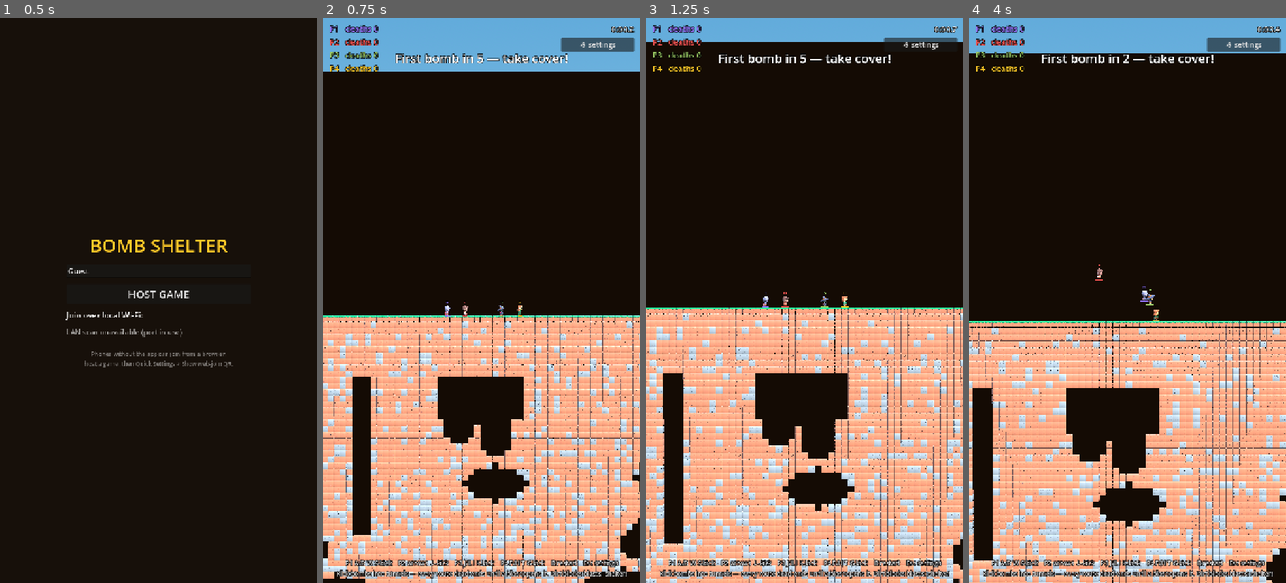
Above: before the commit, frames 1-4 (left to right).
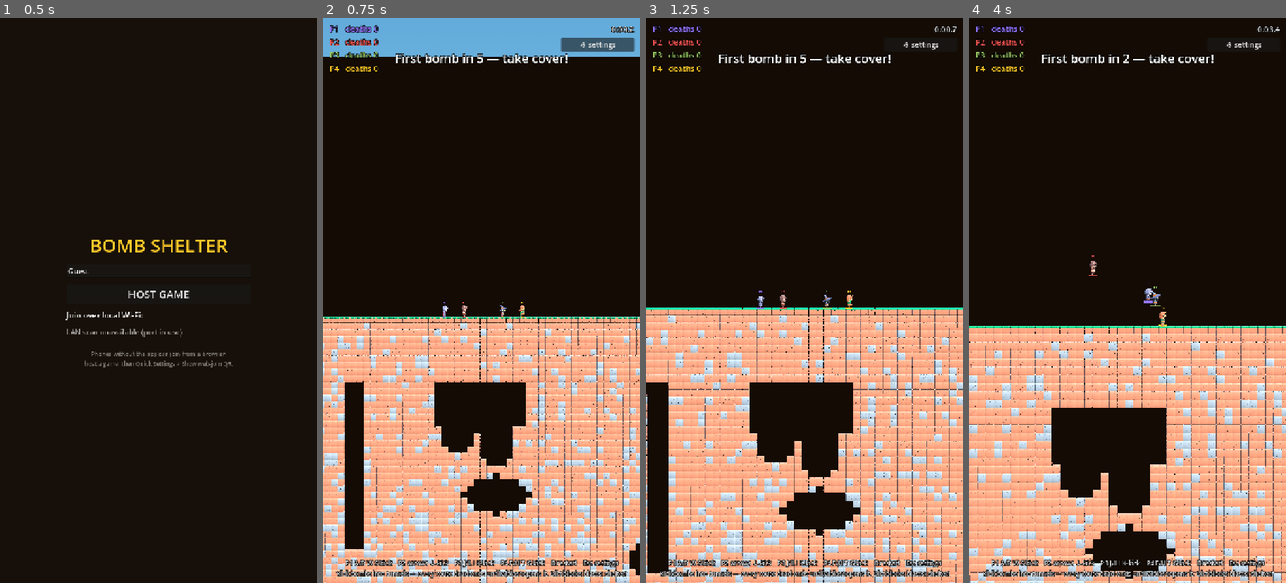
Above: after the commit, the same moments.

Repository: uchy4/dummy
Game: Godot game, scene res://scenes/menu.tscn
The game is run twice, just before and just after one commit, with the same random seed, the same clock (stepped at 60 frames per second) and the same inputs.
Inputs (mouse positions are in pixels of both pictures, inside the frame that each line leads up to):
- Up to frame 1 (0.5 s): no input
- Up to frame 2 (0.75 s): click "HOST GAME" at 0.5 s
- Up to frame 3 (1.25 s): no input
- Up to frame 4 (4 s): tap Enter (ui_accept) at 1.25 s; move the mouse to (1197, 272) at 1.27 s; hold D (p1_right) 1.28-2.03 s; hold S (p1_kick) 1.28-2.03 s; click (1197, 272) at 1.42 s; tap W (p1_jump) at 1.52, 2.27, 3.77 s; move the mouse to (1064, 328) at 2.02 s; hold Down 2.03-2.78 s; tap J at 2.1 s; move the mouse to (1159, 176) at 2.77 s; hold D (p1_right) 2.78-3.53 s; tap L at 2.85 s; move the mouse to (1111, 413) at 3.52 s; hold Up from 3.53 s (still down); tap I at 3.6 s; click (1111, 413) at 3.67 s

Frame 1 is identical in both runs. In frame 2, 27% of the frame differs, in the area x 0-100%, y 6-100%; in frame 3, 30%; in frame 4, 32%, in the area x 0-100%, y 0-100%.

Commit message:
Camera zoom slider (native + web); web joiners spawn at the surface
New Quick Settings 'Camera zoom' slider (0.6-2.2x) multiplies the
camera's fit zoom so you can pull the view in toward the characters;
raised the camera zoom clamp to allow it. The value streams to web
viewers in each snapshot ('z') and scales their client zoom too, so the
QR/web view matches. All respawns and web-join spawns now use the
surface spawn columns instead of the sealed bunker - web joiners drop in
up top like everyone else. One-life elimination remains a Quick Settings
checkbox (default on), confirmed.

Co-Authored-By: Claude Opus 4.8 <noreply@anthropic.com>
Claude-Session: https://claude.ai/code/session_01QSJudmCHT44WHN37u3ZpBk

Diff:
--- a/bomb-shelter/scripts/game_camera.gd
+++ b/bomb-shelter/scripts/game_camera.gd
@@ -4,7 +4,7 @@
 ## spread apart, clamped so the whole map always fits. Screen shake via trauma.
 
 const MIN_ZOOM := 0.36
-const MAX_ZOOM := 0.95
+const MAX_ZOOM := 2.4
 const MARGIN := 240.0
 
 var map_rect := Rect2()
@@ -34,7 +34,8 @@
 		bbox = bbox.grow(MARGIN)
 
 		var vp := get_viewport_rect().size
-		var tz := clampf(minf(vp.x / bbox.size.x, vp.y / bbox.size.y), MIN_ZOOM, MAX_ZOOM)
+		var fit := minf(vp.x / bbox.size.x, vp.y / bbox.size.y)
+		var tz := clampf(fit * Settings.zoom_scale, MIN_ZOOM, MAX_ZOOM)
 		zoom = zoom.lerp(Vector2.ONE * tz, 1.0 - exp(-4.0 * delta))
 
 		var half := vp / zoom / 2.0
--- a/bomb-shelter/scripts/hud.gd
+++ b/bomb-shelter/scripts/hud.gd
@@ -196,6 +196,9 @@
 	_add_slider(vbox, "Ramp-up time to max (seconds)", 30.0, 300.0, 5.0,
 		Settings.ramp_time,
 		func(v: float) -> void: Settings.ramp_time = v)
+	_add_slider(vbox, "Camera zoom", 0.6, 2.2, 0.05,
+		Settings.zoom_scale,
+		func(v: float) -> void: Settings.zoom_scale = v)
 	_add_slider(vbox, "Blast size", 0.5, 2.5, 0.05,
 		Settings.blast_scale,
 		func(v: float) -> void: Settings.blast_scale = v)
--- a/bomb-shelter/scripts/main.gd
+++ b/bomb-shelter/scripts/main.gd
@@ -87,7 +87,7 @@
 		var p := Player.new()
 		p.name = "Player%d" % (i + 1)
 		p.setup(i, Settings.player_colors[i])
-		p.respawn_point = _shelter_slot(i)
+		p.respawn_point = terrain.surface_spawn(i)
 		p.world_bounds = _bounds
 		p.position = spawns[i]
 		world.add_child(p)
@@ -101,7 +101,7 @@
 		var p := Player.new()
 		p.name = "Bot%d" % (i + 1)
 		p.setup_remote(idx, "Bot %d" % (i + 1), c1, c2)
-		p.respawn_point = _shelter_slot(idx)
+		p.respawn_point = terrain.surface_spawn(idx)
 		p.world_bounds = _bounds
 		p.position = spawns[idx]
 		world.add_child(p)
@@ -355,7 +355,7 @@
 	var cs := []
 	for ch in get_tree().get_nodes_in_group(&"chests"):
 		cs.append([int(ch.global_position.x), int(ch.global_position.y)])
-	NetHub.broadcast({"t": "s", "p": ps, "b": bs, "c": cs})
+	NetHub.broadcast({"t": "s", "p": ps, "b": bs, "c": cs, "z": Settings.zoom_scale})
 
 
 func _pair_key(a: Color, b: Color) -> String:
@@ -420,7 +420,7 @@
 			var p := Player.new()
 			p.name = "WebPlayer%d" % id
 			p.setup_remote(players.size(), str(c.name), c.color, c.color2)
-			p.respawn_point = _shelter_slot(players.size())
+			p.respawn_point = terrain.surface_spawn(players.size())  # surface, not the bunker
 			p.world_bounds = _bounds
 			p.position = p.respawn_point
 			world.add_child(p)
--- a/bomb-shelter/scripts/net_hub.gd
+++ b/bomb-shelter/scripts/net_hub.gd
@@ -235,7 +235,7 @@
   ctx.fillText("waiting for game…",cw/2,ch/2);return;}
  var me=you>=0?lerpP(you):null;
  if(me){cam.x+=(me.x-cam.x)*0.12;cam.y+=(me.y-cam.y)*0.12;}
- var zoom=Math.max(cw,ch)/760;var vw=cw/zoom,vh=ch/zoom;
+ var zoom=Math.max(cw,ch)/760*((sc&&sc.z)?sc.z:1);var vw=cw/zoom,vh=ch/zoom;
  cam.x=Math.max(vw/2,Math.min(W*TS-vw/2,cam.x));
  cam.y=Math.max(vh/2-350,Math.min(H*TS-vh/2,cam.y));
  ctx.save();ctx.translate(cw/2,ch/2);ctx.scale(zoom,zoom);ctx.translate(-cam.x,-cam.y);
--- a/bomb-shelter/scripts/settings.gd
+++ b/bomb-shelter/scripts/settings.gd
@@ -13,6 +13,10 @@
 ## 2.5D rendering: the 2D sim runs unchanged, drawn with KayKit 3D assets.
 ## Applies on restart. Untick for the classic flat look.
 static var mode_3d := true
+
+## Camera zoom multiplier — higher zooms in toward the character. Applies
+## live to the local camera and streams to web viewers.
+static var zoom_scale := 1.0
 
 ## Hard AI opponents, spawned at match start (change applies on restart).
 static var bot_count := 0
--- a/bomb-shelter/scripts/terrain.gd
+++ b/bomb-shelter/scripts/terrain.gd
@@ -276,12 +276,19 @@
 
 
 func surface_spawns(n: int) -> Array[Vector2]:
+	var out: Array[Vector2] = []
+	for i in n:
+		out.append(surface_spawn(i))
+	return out
+
+
+## A spawn point above the grass for the given slot (columns spread out from
+## the middle, cycling if there are more players than columns).
+func surface_spawn(i: int) -> Vector2:
 	var cx := W / 2
 	var cols := [cx - 6, cx - 3, cx + 3, cx + 6, cx - 9, cx + 9, cx - 12, cx + 12]
-	var out: Array[Vector2] = []
-	for i in n:
-		out.append(Vector2((cols[i] + 0.5) * TILE, SURFACE_ROW * TILE - 20.0))
-	return out
+	var c: int = cols[i % cols.size()]
+	return Vector2((c + 0.5) * TILE, SURFACE_ROW * TILE - 20.0)
 
 
 func shelter_spawn() -> Vector2:
